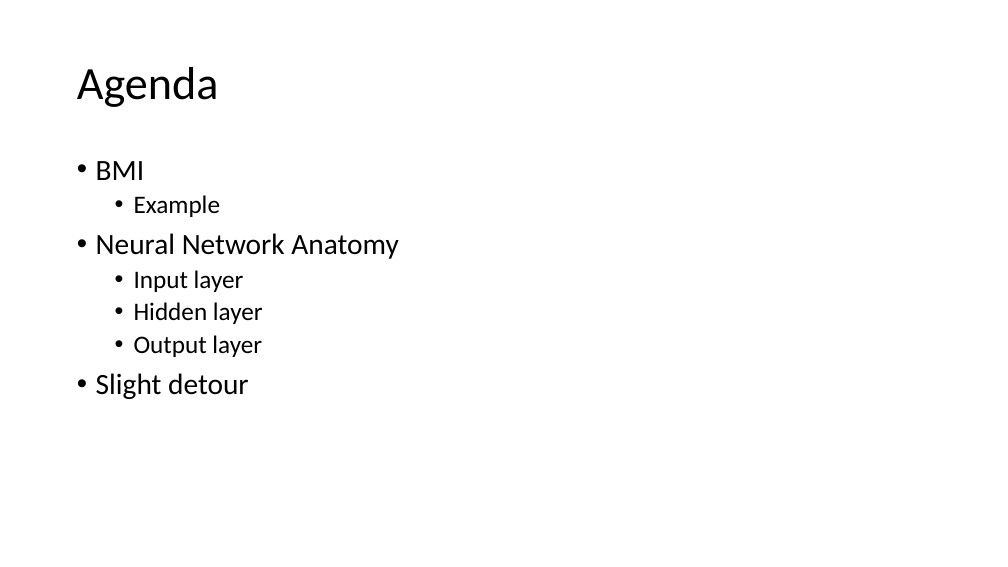
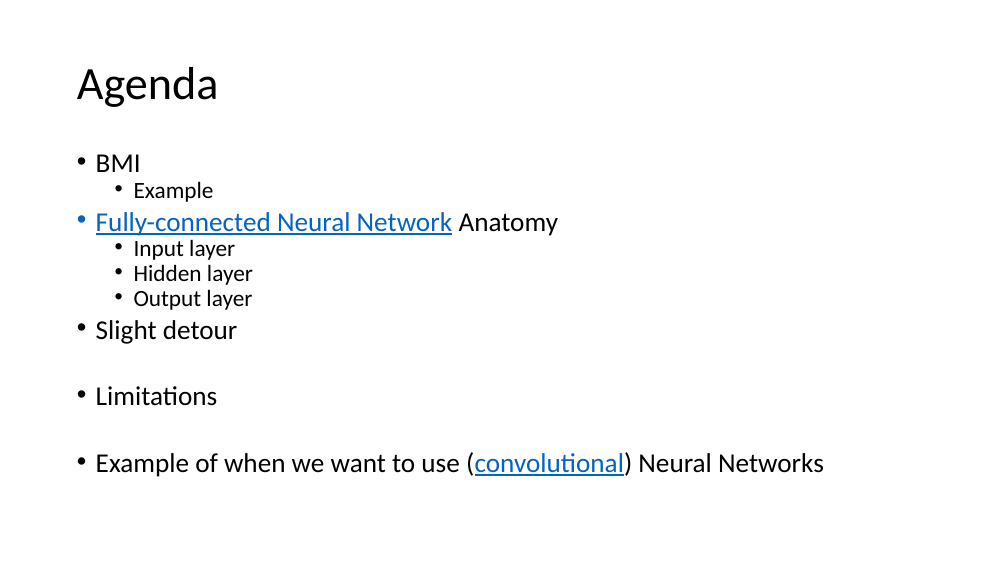
Before and after one commit to snyderjo/Neural-Network-Presentation, a slide deck: slide 2 of firstPart/Neural Networks - pt 1.pptx. Drawn at 1008x567 pixels with LibreOffice and Linux fonts; fonts in the diff are those of the drawing. Boxes give left, top, right and bottom in pixels: in the first picture for what was removed or moved away, otherwise in the second. Text is boxed around its words. In the diff, an @@ line names an element or a change of style, - is before the commit and + after.

```diff
--- a/firstPart/Neural Networks - pt 1.pptx
+++ b/firstPart/Neural Networks - pt 1.pptx
@@ text at (x1=96, y1=154, x2=253, y2=344): size 28 to 25.9 pt in "BMI", "Slight detour"; size 24 to 22.2 pt in "Example", "Input layer", "Hidden layer", "Output layer"; line spacing 0.9 to 0.7 @@
@@ text at (x1=96, y1=212, x2=559, y2=236): text changed; size 28 to 25.9 pt; text colour #000000 to #0563C1 @@
-• Neural Network Anatomy
+• Fully-connected Neural Network Anatomy
@@ text at (x1=96, y1=386, x2=824, y2=477): paragraphs added @@
+• Limitations
+• Example of when we want to use (convolutional) Neural Networks
```
Also in this commit, not shown: 3 other slides changed, 2 slides added.
